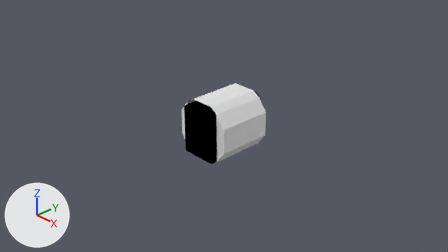
The Blender file Models/MMSEV/base_crewTube1_IVA.blend: old version first, new version second.
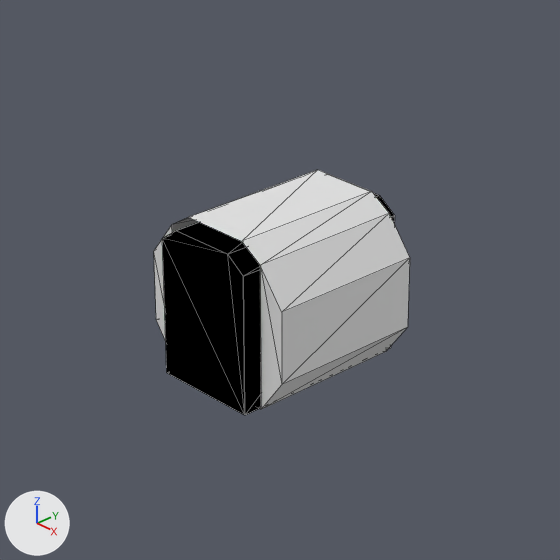
Old and new are each drawn from the file's camera 'Camera' and again close up on the part from 29% to 70% of the width and 11% to 84% of the height. Every picture has the same lights, and +X, +Y and +Z are marked at lower left. The close-ups show mesh edges as thin lines.

Script lines for the objects in view, before the commit:
```python
me_cutout = bpy.data.meshes.new('cutout')
me_cutout.from_pydata(...)  # 36 vertices, 20 faces; spans x -0.35..0.349, y -0.618..0.597, z -0.476..0.504
me_cutout.materials.append(mat_material_002)
me_shellcollider_collider = bpy.data.meshes.new('shellCollider.collider')
me_shellcollider_collider.from_pydata(...)  # 20 vertices, 28 faces; spans x -0.554..0.554, y -0.519..0.519, z -0.465..0.554
ob_cutout = bpy.data.objects.new('cutout', me_cutout)
ob_cutout.parent = ob_freeiva_tube1
ob_cutout.location = (0.0, 0.0, 0.0)
ob_shellcollider = bpy.data.objects.new('shellCollider', me_shellcollider_collider)
ob_shellcollider.parent = ob_freeiva_tube1
ob_shellcollider.location = (0.0, 0.0, 0.0)
```
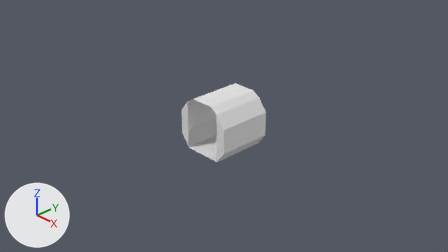
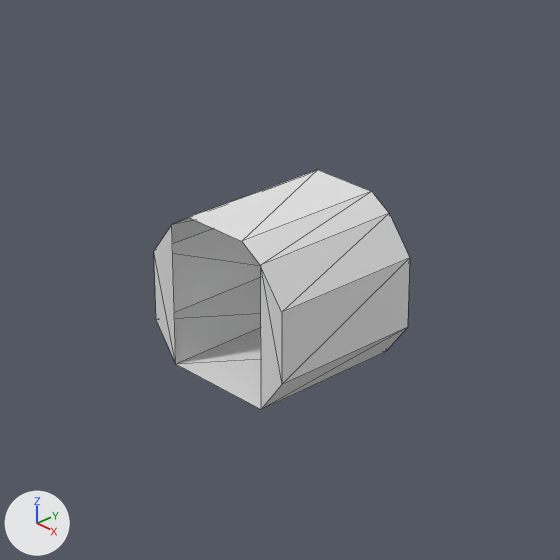
Commit message: fix planetside crew tube cutouts

Location of each change, (x1, y1, x2, y2) in pixels of the close-ups (560 x 560 px):
'cutout', deleted
    before: (162, 193, 395, 415)

What changed in the scene script:
```text
Remove ob_cutout:
    ob_cutout = bpy.data.objects.new('cutout', me_cutout)
    ob_cutout.parent = ob_freeiva_tube1
    ob_cutout.location = (0.0, 0.0, 0.0)
```
